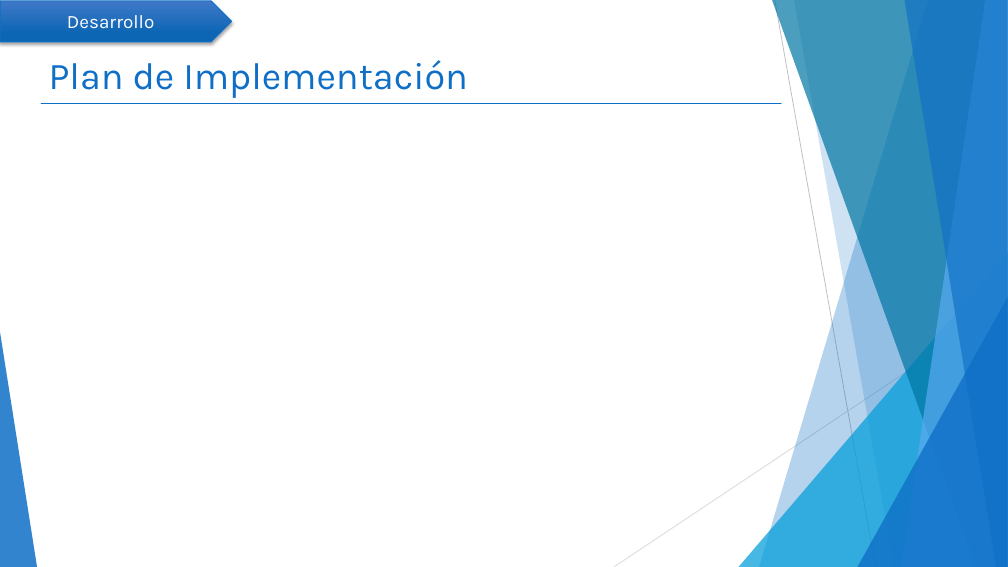
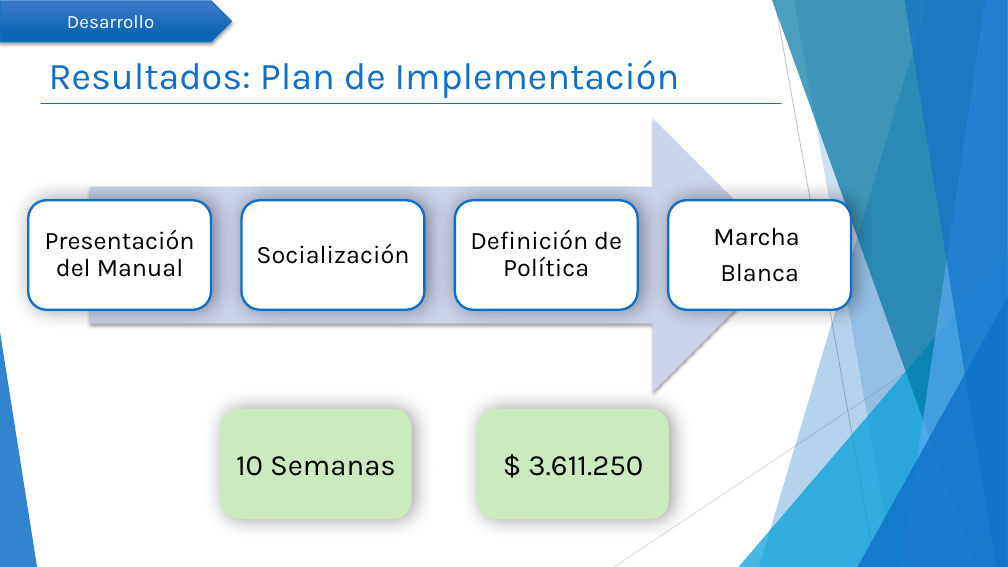
Before and after one commit to mcamara75/tituloUnap, a slide deck: slide 14 of 2018/TT IQQ 2018 Camara y Garay.pptx (slide 15 before the commit). Drawn at 1008x567 pixels with LibreOffice and Linux fonts; fonts in the diff are those of the drawing. Boxes give left, top, right and bottom in pixels: in the first picture for what was removed or moved away, otherwise in the second. Text is boxed around its words. In the diff, an @@ line names an element or a change of style, - is before the commit and + after.

```diff
--- a/2018/TT IQQ 2018 Camara y Garay.pptx
+++ b/2018/TT IQQ 2018 Camara y Garay.pptx
@@ title at [49, 60, 680, 98]: text changed @@
-Plan de Implementación
+Resultados: Plan de Implementación
@@ group added at [28, 118, 851, 392]: 4 rounded rectangles, 4 texts, 1 right arrow @@
+Presentación del Manual
+Socialización
+Definición de Política
+Marcha
+Blanca
@@ rounded rectangle added at [220, 409, 411, 520], fill #CBEAC0, 28 pt, text #000000 @@
+10 Semanas
@@ rounded rectangle added at [478, 409, 669, 520], fill #CBEAC0, 28 pt, text #000000 @@
+$ 3.611.250
```
Also in this commit, not shown: 11 other slides changed, 1 slide removed.
